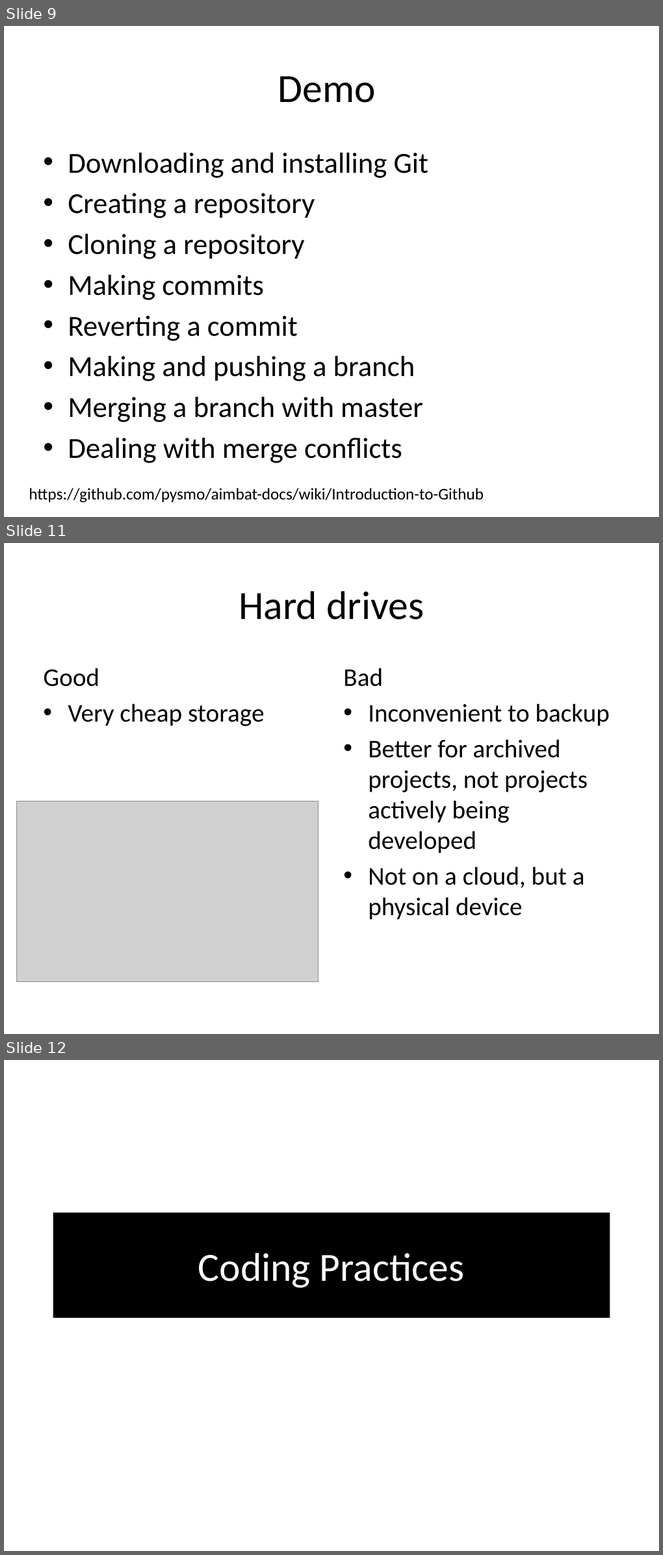
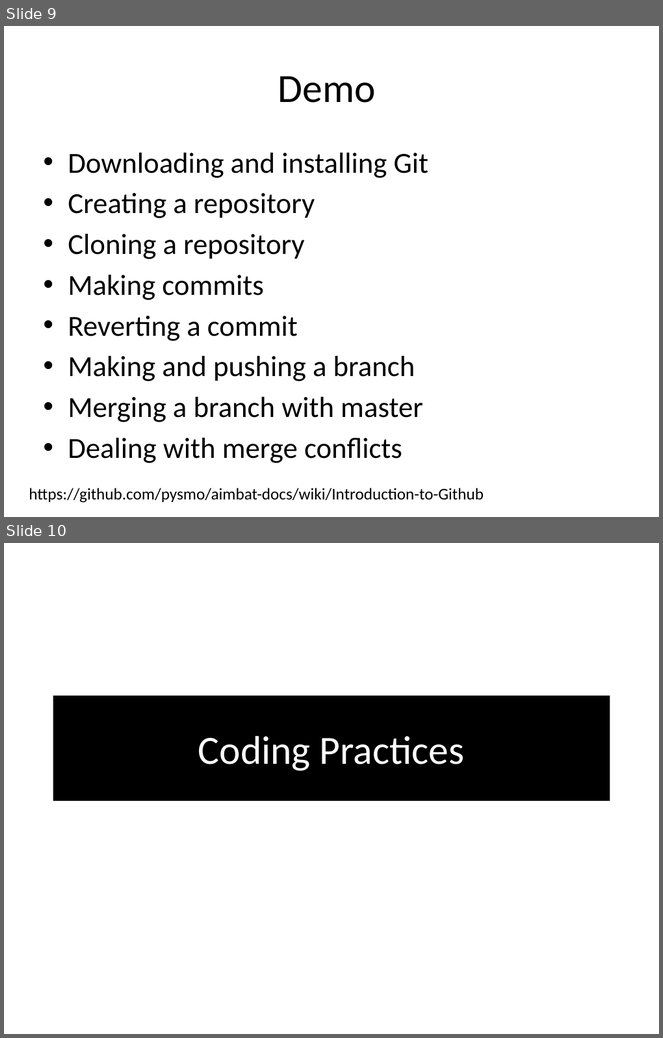
Before and after one commit to lkloh/USArray, a slide deck: BasicsOfCoding/BasicsOfCoding.pptx. Shown one above the other, each under a label of ours: slides 9, 11 and 12 before the commit, slides 9 and 10 after it; the slides between them are not shown. The pictures are 663x1555 and 663x1038 pixels, drawn with LibreOffice and Linux fonts; fonts in the diff are those of the drawing; grey boxes stand for pictures. Boxes give left, top, right and bottom in pixels: in the first picture for what was removed or moved away, otherwise in the second. Text is boxed around its words. In the diff, an @@ line names an element or a change of style, - is before the commit and + after.

```diff
--- a/BasicsOfCoding/BasicsOfCoding.pptx
+++ b/BasicsOfCoding/BasicsOfCoding.pptx
@@ slide 11 removed at box(4, 543, 659, 1034), background #FFFFFF @@
@@ title removed at box(239, 591, 424, 620) @@
-Hard drives
@@ text removed at box(43, 668, 264, 726) @@
-Good
-• Very cheap storage
@@ text removed at box(343, 668, 610, 920) @@
-Bad
-• Inconvenient to backup
-• Better for archived projects, not projects actively being developed
-• Not on a cloud, but a physical device
@@ picture removed at box(16, 801, 318, 982) @@
@@ what was slide 12 is now slide 10 @@
```
Also in this commit, not shown: 1 slide changed, 1 slide added, 5 other slides removed, 4 other files.
